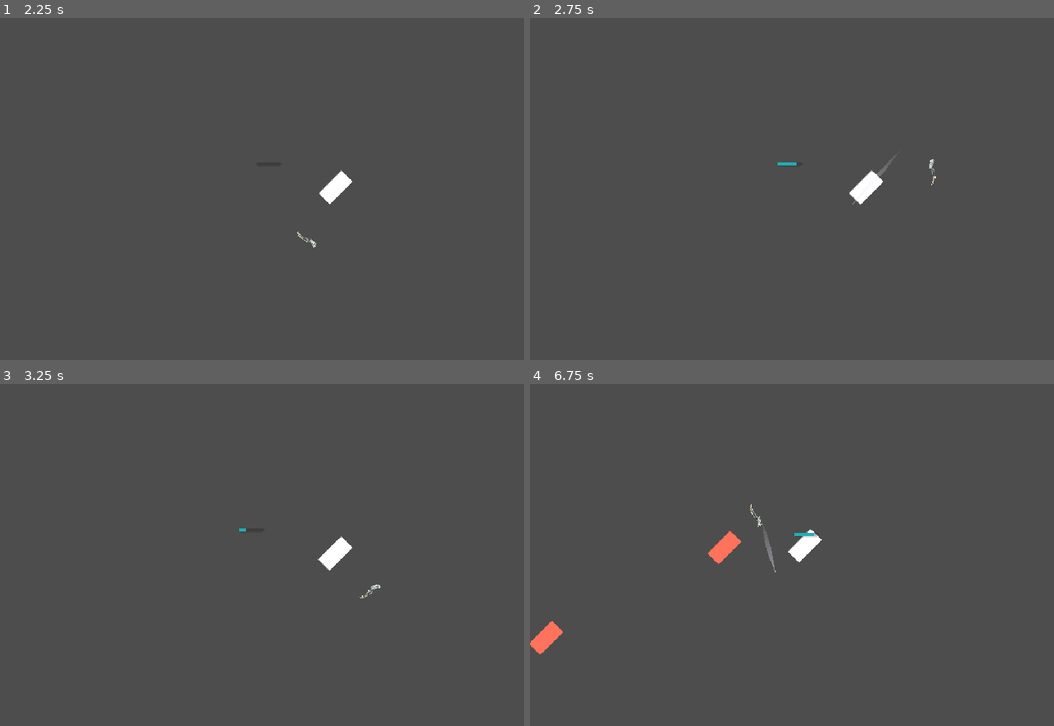
Above: before the commit, frames 1-4 (two rows, left to right).
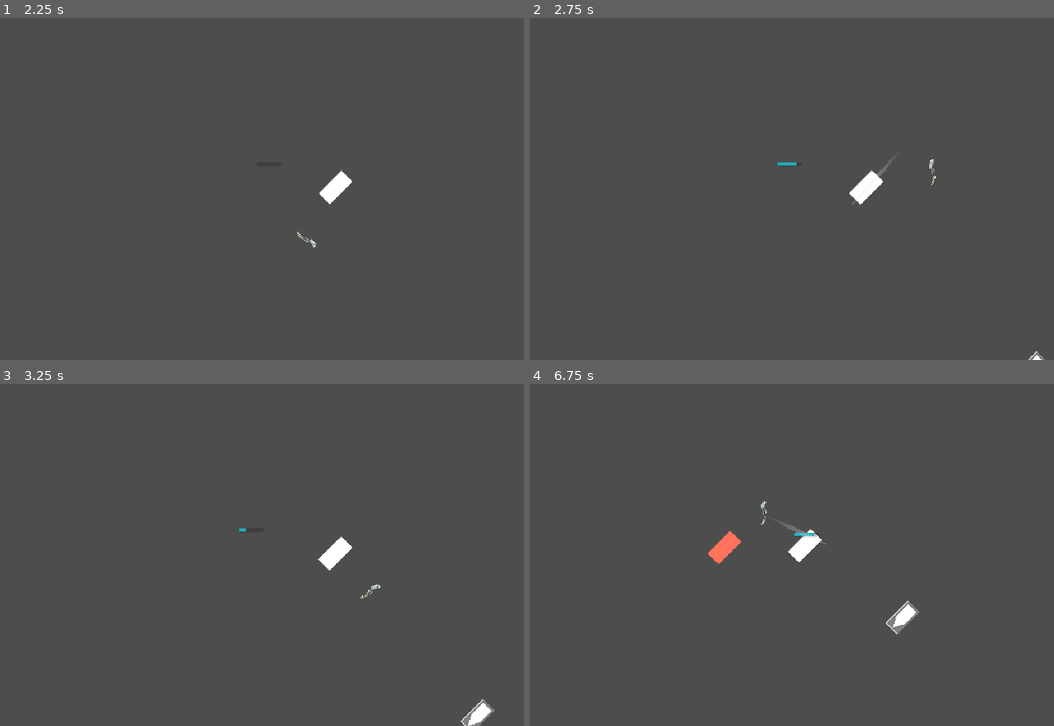
Above: after the commit, the same moments.

Repository: SandwichM4n/UNHELD
Game: Godot game, scene res://Assets/Scenes/node_2d.tscn
Two runs of this game, one before a commit and one after it. Both use one fixed random seed, a clock stepped at 60 frames per second and the inputs below.
Inputs (mouse positions are in pixels of both pictures, inside the frame that each line leads up to):
- Up to frame 1 (2.25 s): move the mouse to (440, 171) at 0.52 s; hold D (move_right) 0.53-1.25 s; hold J (attack) 0.53-1.25 s; click (440, 171) at 0.67 s; drag from (183, 206) to (361, 223) at 1.27 s; move the mouse to (366, 113) at 2.02 s; hold D (move_right) from 2.03 s (still down); hold J (attack) from 2.03 s (still down)
- Up to frame 2 (2.75 s): keep holding D (move_right); keep holding J (attack)
- Up to frame 3 (3.25 s): release D (move_right) at 2.75 s; release J (attack) at 2.75 s; drag from (272, 623) to (120, 503) at 2.77 s
- Up to frame 4 (6.75 s): move the mouse to (1017, 606) at 3.52 s; hold A (move_left) 3.53-4.25 s; hold J (attack) 3.53-4.25 s; drag from (650, 503) to (807, 589) at 4.27 s; move the mouse to (865, 555) at 5.02 s; hold S (move_down) 5.03-5.75 s; hold J (attack) 5.03-5.75 s; click (865, 555) at 5.17 s; drag from (744, 469) to (713, 572) at 5.77 s; move the mouse to (970, 537) at 6.52 s; hold W (move_up) from 6.53 s (still down); hold J (attack) from 6.53 s (still down)

Frame 1 is identical in both runs. In frame 2, less than 0.1% of the frame differs, in the area x 95-99%, y 97-100%; in frame 3, 0.3%; in frame 4, 0.8%, in the area x 0-75%, y 34-80%.

Commit message:
feat: (v0.2.0) Major Enemy System Overhaul & Global Damage Handler
- Implemented BaseEnemy.gd (The Brain) for global HP/Knockback logic
- Added DamageHandler.gd (The Hand) for modular 1-6 roll combat
- Refactored Blade & EnemySwarmer into skeleton/composition components
- Added Juggernaut heavyweight enemy variant
- Implemented world-space Damage Numbers for visual feedback

Diff:
--- /dev/null
+++ b/Assets/Scenes/EnemySwarmer.tscn
@@ -0,0 +1,54 @@
+[gd_scene load_steps=7 format=3 uid="uid://bds38k55imvjm"]
+
+[ext_resource type="Script" uid="uid://c2nss17fpar50" path="res://Assets/Scripts/EnemySwarmer.gd" id="1_rbgu1"]
+[ext_resource type="Texture2D" uid="uid://nvep1drxxc6d" path="res://Assets/Sprites/square-xxl2.png" id="2_l0r3x"]
+[ext_resource type="Script" uid="uid://chqlom5wxfqg" path="res://Assets/Scripts/MeleeMovement.gd" id="3_l0r3x"]
+
+[sub_resource type="RectangleShape2D" id="RectangleShape2D_epypp"]
+size = Vector2(33.637825, 54.44723)
+
+[sub_resource type="RectangleShape2D" id="RectangleShape2D_4gyqm"]
+size = Vector2(6.767763, 19.64734)
+
+[sub_resource type="StyleBoxFlat" id="StyleBoxFlat_l0r3x"]
+bg_color = Color(0.83857155, 0, 0.14814806, 1)
+
+[node name="EnemySwarmer" type="CharacterBody2D" groups=["enemies"]]
+y_sort_enabled = true
+script = ExtResource("1_rbgu1")
+max_hp = 2
+
+[node name="Sprite2D" type="Sprite2D" parent="."]
+position = Vector2(-2.847107, 0.1529007)
+rotation = 0.7853982
+scale = Vector2(0.1, 0.2)
+texture = ExtResource("2_l0r3x")
+
+[node name="Hurtbox" type="Area2D" parent="."]
+position = Vector2(1.1529007, -1.8470936)
+collision_layer = 4
+collision_mask = 0
+
+[node name="CollisionShape2D" type="CollisionShape2D" parent="Hurtbox"]
+position = Vector2(-3.152893, 1.8470879)
+rotation = 0.7853982
+scale = Vector2(0.9999999, 0.9999999)
+shape = SubResource("RectangleShape2D_epypp")
+
+[node name="CollisionShape2D" type="CollisionShape2D" parent="."]
+position = Vector2(-2.9999924, 0)
+rotation = 0.7853982
+scale = Vector2(0.9999999, 0.9999999)
+shape = SubResource("RectangleShape2D_4gyqm")
+
+[node name="Node2D" type="Node2D" parent="."]
+script = ExtResource("3_l0r3x")
+
+[node name="HealthBar" type="ProgressBar" parent="."]
+offset_left = -27.0
+offset_top = -40.0
+offset_right = 37.0
+offset_bottom = -34.0
+theme_override_styles/fill = SubResource("StyleBoxFlat_l0r3x")
+value = 100.0
+show_percentage = false
--- /dev/null
+++ b/Assets/Scenes/base_enemy.tscn
@@ -0,0 +1,12 @@
+[gd_scene load_steps=2 format=3 uid="uid://vwoq3vhwqm4"]
+
+[ext_resource type="Script" uid="uid://bnm6xue0c3fvp" path="res://Assets/Scripts/BaseEnemy.gd" id="1_0mq5w"]
+
+[node name="BaseEnemy" type="CharacterBody2D"]
+script = ExtResource("1_0mq5w")
+
+[node name="HealthBar" type="TextureProgressBar" parent="."]
+offset_top = -30.0
+offset_right = 40.0
+offset_bottom = 10.0
+value = 100.0
--- a/Assets/Scenes/enemy.tscn
+++ /dev/null
@@ -1,37 +0,0 @@
-[gd_scene load_steps=5 format=3 uid="uid://bds38k55imvjm"]
-
-[ext_resource type="Script" uid="uid://c2nss17fpar50" path="res://Assets/Scripts/enemy.gd" id="1_e2b7p"]
-[ext_resource type="Texture2D" uid="uid://nvep1drxxc6d" path="res://Assets/Sprites/square-xxl2.png" id="2_2g0jp"]
-
-[sub_resource type="RectangleShape2D" id="RectangleShape2D_epypp"]
-size = Vector2(33.637825, 54.44723)
-
-[sub_resource type="RectangleShape2D" id="RectangleShape2D_4gyqm"]
-size = Vector2(6.767763, 19.64734)
-
-[node name="Enemy" type="CharacterBody2D" groups=["enemies"]]
-y_sort_enabled = true
-script = ExtResource("1_e2b7p")
-
-[node name="Sprite2D" type="Sprite2D" parent="."]
-position = Vector2(-2.847107, 0.1529007)
-rotation = 0.7853982
-scale = Vector2(0.1, 0.2)
-texture = ExtResource("2_2g0jp")
-
-[node name="Hurtbox" type="Area2D" parent="."]
-position = Vector2(1.1529007, -1.8470936)
-collision_layer = 4
-collision_mask = 0
-
-[node name="CollisionShape2D" type="CollisionShape2D" parent="Hurtbox"]
-position = Vector2(-3.152893, 1.8470879)
-rotation = 0.7853982
-scale = Vector2(0.9999999, 0.9999999)
-shape = SubResource("RectangleShape2D_epypp")
-
-[node name="CollisionShape2D" type="CollisionShape2D" parent="."]
-position = Vector2(-2.9999924, 0)
-rotation = 0.7853982
-scale = Vector2(0.9999999, 0.9999999)
-shape = SubResource("RectangleShape2D_4gyqm")
--- /dev/null
+++ b/Assets/Scenes/enemy_juggernaut.tscn
@@ -0,0 +1,55 @@
+[gd_scene load_steps=7 format=3 uid="uid://c8jm0nd1hfnvq"]
+
+[ext_resource type="Script" uid="uid://dfxs5uag17ksb" path="res://Assets/Scripts/enemy_juggernaut.gd" id="1_4o2uw"]
+[ext_resource type="Texture2D" uid="uid://bakhd01xi2wtb" path="res://Assets/Sprites/knight.png" id="1_vbtk4"]
+[ext_resource type="Script" uid="uid://chqlom5wxfqg" path="res://Assets/Scripts/MeleeMovement.gd" id="2_jwopi"]
+
+[sub_resource type="RectangleShape2D" id="RectangleShape2D_4o2uw"]
+size = Vector2(24.313713, 50.698486)
+
+[sub_resource type="RectangleShape2D" id="RectangleShape2D_fitob"]
+size = Vector2(24.849247, 52.022602)
+
+[sub_resource type="StyleBoxFlat" id="StyleBoxFlat_4o2uw"]
+bg_color = Color(0.83857155, 0, 0.14814806, 1)
+
+[node name="EnemyJuggernaut" type="CharacterBody2D"]
+script = ExtResource("1_4o2uw")
+max_hp = 12
+knockback_resistance = 0.8
+move_speed = 75.0
+metadata/_custom_type_script = "uid://bnm6xue0c3fvp"
+
+[node name="Sprite2D" type="Sprite2D" parent="."]
+rotation = 0.7853982
+scale = Vector2(0.1, 0.2)
+texture = ExtResource("1_vbtk4")
+
+[node name="CollisionShape2D" type="CollisionShape2D" parent="."]
+position = Vector2(-0.5208132, 0.32842442)
+rotation = 0.7853982
+scale = Vector2(0.9999999, 0.9999999)
+shape = SubResource("RectangleShape2D_4o2uw")
+
+[node name="Hurtbox" type="Area2D" parent="."]
+position = Vector2(68, 16)
+collision_layer = 4
+collision_mask = 0
+
+[node name="CollisionShape2D" type="CollisionShape2D" parent="Hurtbox"]
+position = Vector2(-67.6783, -16.892767)
+rotation = 0.7853982
+scale = Vector2(0.9999999, 0.9999999)
+shape = SubResource("RectangleShape2D_fitob")
+
+[node name="Node2D" type="Node2D" parent="."]
+script = ExtResource("2_jwopi")
+
+[node name="HealthBar" type="ProgressBar" parent="."]
+offset_left = -27.0
+offset_top = -40.0
+offset_right = 37.0
+offset_bottom = -34.0
+theme_override_styles/fill = SubResource("StyleBoxFlat_4o2uw")
+value = 100.0
+show_percentage = false
--- a/Assets/Scenes/node_2d.tscn
+++ b/Assets/Scenes/node_2d.tscn
@@ -8,6 +8,7 @@
 [ext_resource type="Texture2D" uid="uid://dw42drpwhf4bh" path="res://Assets/Sprites/BladesAttackS10.png" id="5_rdao5"]
 [ext_resource type="AudioStream" uid="uid://bhbgkk0vje0bx" path="res://Assets/Sounds/On-Attack (2).ogg" id="6_2w2ct"]
 [ext_resource type="Texture2D" uid="uid://ds5t21c0gbm48" path="res://Assets/Sprites/diablotiles/environment/ground_stone1.png" id="6_ooilj"]
+[ext_resource type="Script" uid="uid://bh7npvxsyupxg" path="res://Assets/Scripts/DamageHandler.gd" id="6_spvk6"]
 [ext_resource type="Script" uid="uid://dpmmc6vp4m2tn" path="res://Assets/Scripts/camera_2d.gd" id="7_2w2ct"]
 [ext_resource type="AudioStream" uid="uid://csl7f2uupr3ou" path="res://Assets/Sounds/On-Attack (3).ogg" id="7_aq61h"]
 [ext_resource type="AudioStream" uid="uid://b0xpb4fb1fx0f" path="res://Assets/Sounds/On-Attack (4).ogg" id="8_61ydt"]
@@ -21,6 +22,7 @@
 [ext_resource type="Script" uid="uid://ddfq30jv2ytro" path="res://Assets/Scripts/vfx.gd" id="17_qjy51"]
 [ext_resource type="Script" uid="uid://duqqqcrxmn7g2" path="res://Assets/Scripts/basic_attack.gd" id="18_6w7qo"]
 [ext_resource type="Script" uid="uid://chm0dee43j2al" path="res://Assets/Scripts/juice_manager.gd" id="19_64k3t"]
+[ext_resource type="PackedScene" uid="uid://c8jm0nd1hfnvq" path="res://Assets/Scenes/enemy_juggernaut.tscn" id="23_ig8j3"]
 
 [sub_resource type="RectangleShape2D" id="RectangleShape2D_kdubu"]
 size = Vector2(24.849247, 49.54773)
@@ -242,6 +244,9 @@
 scale = Vector2(0.99999917, 0.99999917)
 shape = SubResource("RectangleShape2D_q6r6c")
 
+[node name="Damager" type="Node2D" parent="Blade/Area2D"]
+script = ExtResource("6_spvk6")
+
 [node name="Line2D" type="Line2D" parent="Blade"]
 top_level = true
 width = 7.0
@@ -253,7 +258,7 @@
 antialiased = true
 
 [node name="SFXOnAttack" type="AudioStreamPlayer2D" parent="Blade"]
-volume_db = -2.461
+volume_db = -1.9
 
 [node name="SFXOnHit" type="AudioStreamPlayer2D" parent="Blade"]
 volume_db = 0.615
@@ -297,5 +302,8 @@
 drag_bottom_margin = 0.1
 script = ExtResource("7_2w2ct")
 
+[node name="EnemyJuggernaut" parent="." instance=ExtResource("23_ig8j3")]
+position = Vector2(493, 414)
+
 [connection signal="timeout" from="EnemySpawner/Timer" to="EnemySpawner" method="_on_timer_timeout"]
-[connection signal="area_entered" from="Blade/Area2D" to="Blade" method="_on_area_2d_area_entered"]
+[connection signal="area_entered" from="Blade/Area2D" to="Blade/Area2D/Damager" method="_on_area_2d_area_entered"]
--- /dev/null
+++ b/Assets/Scripts/BaseEnemy.gd
@@ -0,0 +1,72 @@
+extends CharacterBody2D
+class_name BaseEnemy
+
+
+
+@onready var sprite = $Sprite2D
+@export var max_hp: int = 1
+var current_hp: int = max_hp
+var is_dead: bool = false
+@onready var health_bar = $HealthBar
+var hp_display_timer: float = 0.0
+@export var knockback_resistance: float = 0.0
+@export var move_speed = 96.0
+func _ready():
+	if not is_in_group("enemies"):
+		add_to_group("enemies")
+	current_hp = max_hp
+
+func _process(delta: float) -> void:
+	# This handles the "Hide after 5 seconds" logic
+	if hp_display_timer > 0:
+		hp_display_timer -= delta
+		health_bar.show()
+	else:
+		health_bar.hide()
+func take_damage(amount: int, source_pos: Vector2):
+	if is_dead: return
+	current_hp -= amount
+	# Update the bar and start the 5-second countdown
+	health_bar.max_value = max_hp
+	health_bar.value = current_hp
+	if current_hp < max_hp:
+		hp_display_timer = 5.0
+	if current_hp <= 0:
+		die(source_pos)
+	else:
+		play_hit_effect(source_pos)
+
+func play_hit_effect(source_pos: Vector2) -> Tween:
+	sprite.modulate = Color(10, 10, 10, 1)
+
+	var player = get_tree().get_first_node_in_group("player")
+	var away_dir = player.global_position.direction_to(source_pos)
+	var snap_pos = global_position.lerp(source_pos, 1.0 - knockback_resistance)
+	var push_dist = 20.0 * (1.0 - knockback_resistance)
+	var target_pos = snap_pos + (away_dir * push_dist)
+	var t = create_tween()
+	# THE SNAP (Impale)
+	t.tween_property(self, "global_position", snap_pos, 0.05).set_trans(Tween.TRANS_CUBIC)
+
+	# THE FLING (Release)
+	t.parallel().tween_property(self, "global_position", target_pos, 0.15).set_trans(Tween.TRANS_EXPO).set_ease(Tween.EASE_OUT)
+
+	var target_alpha = 0.0 if is_dead else 1.0
+	t.parallel().tween_property(sprite, "modulate", Color(1, 1, 1, target_alpha), 0.15)
+
+	return t
+
+func die(source_pos: Vector2):
+	is_dead = true # This kills the _physics_process movement
+	if health_bar:
+		health_bar.hide()
+		hp_display_timer = 0 # Ensure _process doesn't turn it back on
+	# Disable collisions immediately
+	set_collision_layer_value(1, false)
+	set_collision_mask_value(1, false)
+
+	# Play the exact same hit effect
+	var death_tween = play_hit_effect(source_pos)
+
+	# Wait for THAT specific tween to finish, then delete
+	death_tween.chain().tween_callback(queue_free)
--- /dev/null
+++ b/Assets/Scripts/DamageHandler.gd
@@ -0,0 +1,43 @@
+extends Node2D
+class_name DamageHandler
+
+@export var min_damage: int = 1
+@export var max_damage: int = 6
+@export var hit_sfx_name: String = "hit" # You can change this in Inspector for different weapons!
+@onready var audio = get_parent().get_parent().get_node("AudioManager") # Path: Area2D -> Blade -> AudioManager
+
+func spawn_damage_number(amount: int, pos: Vector2):
+	var label = Label.new()
+	label.text = str(amount)
+
+	# Style the label (Optional: make it smaller/white)
+	label.horizontal_alignment = HORIZONTAL_ALIGNMENT_CENTER
+	label.vertical_alignment = VERTICAL_ALIGNMENT_CENTER
+	label.global_position = pos + Vector2(-10, -20) # Center it over head
+	label.z_index = 50 # On top of enemies
+
+	# Add it to the main world so it stays where the hit happened
+	get_tree().current_scene.add_child(label)
+
+	# The Animation
+	var t = create_tween()
+	# Float Up + Slight arc
+	t.tween_property(label, "global_position:y", pos.y - 60, 0.4).set_trans(Tween.TRANS_CUBIC).set_ease(Tween.EASE_OUT)
+	t.parallel().tween_property(label, "global_position:x", pos.x + randf_range(-10, 10), 0.4)
+	# Fade out
+	t.parallel().tween_property(label, "modulate:a", 0.0, 0.3).set_delay(0.2)
+	# Cleanup
+	t.chain().tween_callback(label.queue_free)
+
+func _on_area_2d_area_entered(area: Area2D) -> void:
+	# After you calculate final_damage
+	var victim = area.get_parent()
+	# Check if what we hit is a BaseEnemy
+	if victim is BaseEnemy:
+		var final_damage = randi_range(min_damage, max_damage)
+		spawn_damage_number(final_damage, victim.global_position)
+		# 1. Play the sound via the AudioManager
+		if audio:
+			audio.play_sfx(hit_sfx_name)
+		# 2. Deal the damage
+		victim.take_damage(final_damage, global_position)
--- /dev/null
+++ b/Assets/Scripts/EnemySwarmer.gd
@@ -0,0 +1 @@
+extends BaseEnemy
--- /dev/null
+++ b/Assets/Scripts/MeleeMovement.gd
@@ -0,0 +1,18 @@
+extends Node2D
+class_name MeleeMovement
+
+# We need to reference the parent (the CharacterBody2D)
+@onready var enemy = get_parent()
+@onready var player = get_tree().get_first_node_in_group("player")
+
+func _physics_process(_delta):
+	# 1. Death/Player Checks
+	if not enemy or enemy.is_dead or not player:
+		return
+
+	# 2. Movement Logic
+	var direction = enemy.global_position.direction_to(player.global_position)
+
+	# CRITICAL: We must set the ENEMY'S velocity, not the node's
+	enemy.velocity = direction * enemy.move_speed
+	enemy.move_and_slide()
--- a/Assets/Scripts/enemy.gd
+++ /dev/null
@@ -1,42 +0,0 @@
-extends CharacterBody2D
-@export var move_speed = 96.0
-@onready var player = get_tree().get_first_node_in_group("player")
-var is_dying = false
-
-func _ready():
-	add_to_group("enemies") # CRITICAL: The spawner and blade need this group!
-
-func _physics_process(_delta):
-	# --- THE FIX ---
-	# If we are dying or player is gone, don't move!
-	if is_dying or not player:
-		return
-
-	var direction = global_position.direction_to(player.global_position)
-	velocity = direction * move_speed
-	move_and_slide()
-
-func take_damage(blade_pos: Vector2):
-	if is_dying: return
-	is_dying = true # This instantly disables _physics_process
-
-	# 1. White Flash
-	modulate = Color(10, 10, 10, 1)
-
-	# 2. Knockback Tween
-	var tween = create_tween()
-	# THE DRAG: Move the enemy to the blade's tip almost instantly
-	# This creates the "impaled" look.
-	tween.tween_property(self, "global_position", blade_pos, 0.05).set_trans(Tween.TRANS_CUBIC)
-# We calculate the "away" direction from the point they were dragged to
-	var away_dir = player.global_position.direction_to(blade_pos)
-	var short_knockback = blade_pos + (away_dir * 20.0)
-
-	tween.parallel().tween_property(self, "global_position", short_knockback, 0.15).set_trans(Tween.TRANS_EXPO).set_ease(Tween.EASE_OUT)
-	tween.parallel().tween_property(self, "modulate", Color(1, 1, 1, 0), 0.2)
-
-	tween.tween_callback(queue_free)
-
-# Keep a simple die() just in case other things call it
-func die():
-	take_damage(Vector2.ZERO)
--- /dev/null
+++ b/Assets/Scripts/enemy_juggernaut.gd
@@ -0,0 +1 @@
+extends BaseEnemy
--- a/Assets/Scripts/enemy_spawner.gd
+++ b/Assets/Scripts/enemy_spawner.gd
@@ -1,7 +1,7 @@
 extends Node
 
-@export var enemy_scene: PackedScene = preload("res://Assets/Scenes/enemy.tscn") # Make sure path is correct!
-@export var max_enemies = 10
+@export var enemy_scene: PackedScene = preload("res://Assets/Scenes/EnemySwarmer.tscn") # Make sure path is correct!
+@export var max_enemies = 2
 @export var spawn_distance = 200 # Pixels beyond the screen edge
 
 func _on_timer_timeout():
Not shown, added: Assets/Roadmaps/Roadmap for 0.2.0.txt
Not shown: 1 places in Assets/Scenes/node_2d.tscn that only renumber resources
Not shown, added: Assets/Scripts/BaseEnemy.gd.uid
Not shown, added: Assets/Scripts/DamageHandler.gd.uid
Renamed: Assets/Scripts/enemy.gd.uid -> Assets/Scripts/EnemySwarmer.gd.uid
Not shown, added: Assets/Scripts/MeleeMovement.gd.uid
Not shown, added: Assets/Scripts/enemy_juggernaut.gd.uid
Binary file added: Assets/Sprites/knight.png
Not shown, added: Assets/Sprites/knight.png.import
Binary file added: Assets/Sprites/square-xxl2 - Copy.png
Not shown, added: Assets/Sprites/square-xxl2 - Copy.png.import
Not shown, added: Assets/Scenes/EnemySwarmer.tscn18975775914.tmp
